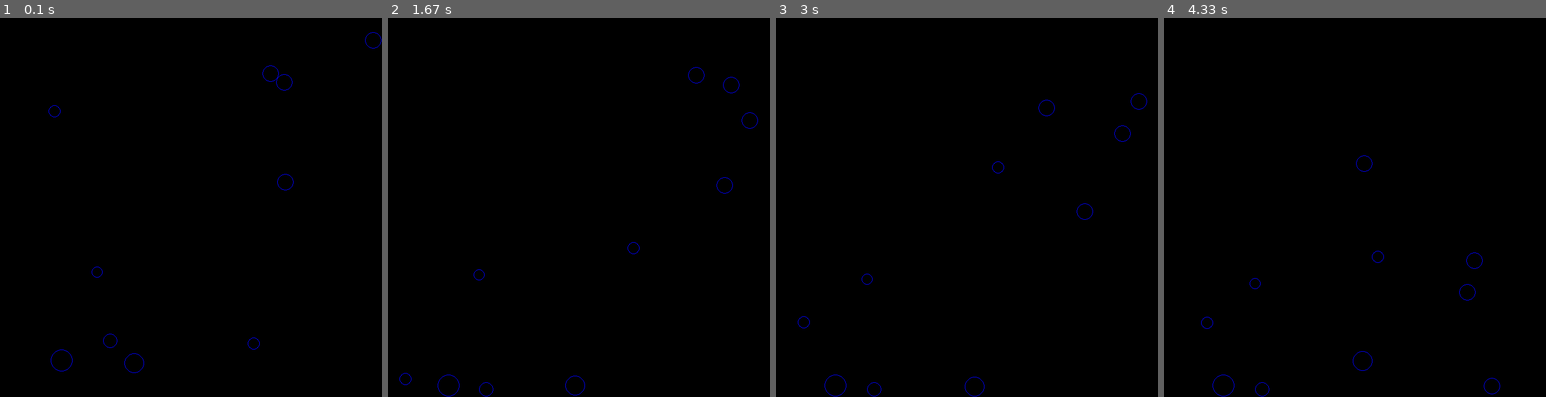
Above: before the commit, frames 1-4 (left to right).
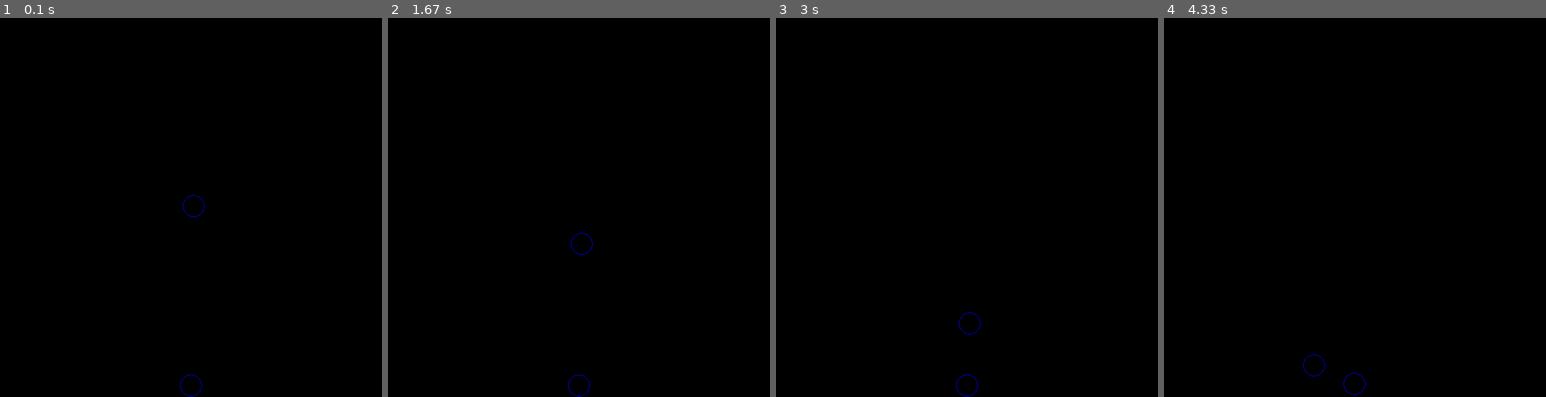
Above: after the commit, the same moments.

Repository: paulmouzas/pygame-playground
Game: pygame game, started from collide.py
Two runs of this game, one before a commit and one after it. Both use one fixed random seed, a clock stepped at 60 frames per second and the inputs below. The source is Python 2; it was converted automatically to run under Python 3.
Inputs:
- Up to frame 1 (0.1 s): no input
- Up to frame 2 (1.67 s): no input
- Up to frame 3 (3 s): no input
- Up to frame 4 (4.33 s): no input

The runs differ from the first frame. In frame 1, 0.2% of the frame differs, in the area x 12-100%, y 3-100%; in frame 2, 0.2%; in frame 3, 0.2%; in frame 4, 0.2%.

Commit message:
add bullet collision detection with asteroid

Diff:
--- a/collide.py
+++ b/collide.py
@@ -7,7 +7,7 @@
 screen = pygame.display.set_mode((width, height))
 drag = 0.999
 elasticity = 0.75
-gravity = ((math.pi * 3) / 2, 0.2)
+gravity = ((math.pi * 3) / 2, 0.02)
 
 white = (255, 255, 255)
 blue = (0, 0, 255)
@@ -25,14 +25,19 @@
 
 def collide(p1, p2):
     dx = p1.x - p2.x
-    dy = p2.x - p2.x
+    dy = p1.y - p2.y
 
     distance = math.hypot(dx, dy)
     if distance < p1.size + p2.size:
         tangent = math.atan2(dy, dx)
-        p1.angle += tangent
-        p2.angle += tangent
+        p1.angle = tangent - p1.angle
+        p2.angle = tangent - p2.angle
         p1.speed, p2.speed = p2.speed, p1.speed
+
+        p1.x += math.cos(tangent)
+        p1.y -= math.sin(tangent)
+        p2.x -= math.cos(tangent)
+        p2.y += math.sin(tangent)
 
 class Particle:
     def __init__(self, (x, y), size):
@@ -41,7 +46,7 @@
         self.size = size
         self.colour = (0, 0, 255)
         self.thickness = 1
-        self.speed = 9
+        self.speed = 1
         self.angle = 0
 
     def display(self):
@@ -81,16 +86,31 @@
 
 clock = pygame.time.Clock()
 
-number_of_particles = 10
 my_particles = []
 
-for n in range(number_of_particles):
-    size = random.randint(10, 20)
-    x = random.randint(size, width - size)
-    y = random.randint(size, height - size)
-    random_particle = Particle((x, y), size)
-    random_particle.angle = random.uniform(0, math.pi * 2)
-    my_particles.append(random_particle)
+# create a bunch of particles with random directions
+# number_of_particles = 10
+# for n in range(number_of_particles):
+#     size = random.randint(10, 20)
+#     x = random.randint(size, width - size)
+#     y = random.randint(size, height - size)
+#     random_particle = Particle((x, y), size)
+#     random_particle.angle = random.uniform(0, math.pi * 2)
+#     my_particles.append(random_particle)
+
+
+p1 = Particle((width / 2, height - 20), 20)
+p2 = Particle((width / 2 + 5, height / 2), 20)
+
+my_particles.append(p1)
+my_particles.append(p2)
+
+p1.angle = (math.pi * 3) / 2
+p1.speed = 0
+
+p2.angle = (math.pi * 3) / 2
+p2.speed = 0
+
 
 running = True
 
@@ -101,6 +121,7 @@
             running = False
     screen.fill(black)
 
+    # move, bounce and display my_particles
     for i, p1 in enumerate(my_particles):
         p1.move()
         p1.bounce()
@@ -108,8 +129,11 @@
             collide(p1, p2)
         p1.display()
 
+
+
+
     pygame.display.flip()
 
-    clock.tick(60)
+    clock.tick(50)
 
 pygame.quit()
--- a/slingshot.py
+++ b/slingshot.py
@@ -1,68 +1,28 @@
 import pygame
+import random
 import math
 
 pygame.init()
 screen = pygame.display.set_mode((700, 700))
 
 white = (255, 255, 255)
+blue = (0, 0, 255)
+yellow = (255, 255, 0)
+grey = (200, 200, 200)
 black = (0, 0, 0)
-
-x = 350
-y = 350
-radius = 10
-speed = 0
-drag = .999
-angle = 0
-
 
 clock = pygame.time.Clock()
 
-
 running = True
-click_down = False
-
 while running:
 
     for event in pygame.event.get():
         if event.type == pygame.QUIT:
             running = False
+    screen.fill(black)
 
-        if event.type == pygame.MOUSEBUTTONDOWN:
-            x, y = pygame.mouse.get_pos()
-            click_down = True
-        elif event.type == pygame.MOUSEBUTTONUP:
-            click_down = False
+    pygame.display.flip()
 
-    screen.fill(black)
-    pygame.draw.circle(screen, white, (int(x), int(y)), radius)
-
-
-    if click_down:
-        mouse_x, mouse_y = pygame.mouse.get_pos()
-        dx = mouse_x - x
-        dy = mouse_y - y
-        angle = math.atan2(dx, dy) + (math.pi / 2)
-        speed = math.hypot(dx, dy) * .04
-        pygame.draw.line(screen, white, (mouse_x, mouse_y), (x, y))
-    else:
-        x += math.cos(angle) * speed
-        y -= math.sin(angle) * speed
-
-
-    if x > 690:
-        # setting the x or y ensures that the particle doesn't 'stick' to the boundaries
-        x = 690
-        angle = math.pi-angle
-    elif x < 10:
-        x = 10
-        angle = math.pi-angle
-    if y > 690:
-        y = 690
-        angle = -angle
-    elif y < 10:
-        y = 10
-        angle = -angle
-    pygame.display.flip()
-    clock.tick(90)
+    clock.tick(60)
 
 pygame.quit()
--- a/spaceship.py
+++ b/spaceship.py
@@ -11,7 +11,25 @@
 
 clock = pygame.time.Clock()
 
+circle = pygame.Surface((30, 30,))
+
 running = True
+
+def bullet_hit_asteroid(asteroid, bullet):
+    # asteroid  => (x, y, r)
+    # bullet    => (angle, x, y)
+
+    a_x, a_y, a_r = asteroid
+
+    b_a, b_x, b_y = bullet
+
+    dx = a_x - b_x
+    dy = a_y - b_y
+
+    distance = math.hypot(dx, dy)
+    if distance < a_r:
+        return True
+    return False
 
 def addVectors((angle1, length1), (angle2, length2)):
     x  = math.sin(angle1) * length1 + math.sin(angle2) * length2
@@ -21,6 +39,27 @@
     length  = math.hypot(x, y)
 
     return (angle, length)
+
+def draw_asteroid(x, y, r):
+    pygame.draw.circle(screen, white, (x, y), r, 1)
+
+def explode_asteroid(x, y, r):
+    # this function will take the position and radius of an asteroid and return
+    # the points and radii of three smaller asteroids
+
+    diff = r / 2
+    new_r = r / 3
+
+    angle1 = math.pi * 3 / 4
+    angle2 = math.pi / 4
+    angle3 = math.pi * 5 / 4
+
+    x1, y1 = int(math.cos(angle1) * diff + x), int(math.sin(angle1) * diff + y)
+    x2, y2 = int(math.cos(angle2) * diff + x), int(math.sin(angle2) * diff + y)
+    x3, y3 = int(math.cos(angle3) * diff + x), int(math.sin(angle2) * diff + y)
+
+    return (x1, y1, new_r), (x2, y2, new_r), (x3, y3, new_r)
+
 
 def draw_spaceship(x, y, angle):
     magnitude = 30
@@ -44,7 +83,12 @@
 
 speed = 0
 thrust = 0
-max_speed = 8
+max_speed = 12
+
+
+asteroids = []
+asteroid = (100, 100, 40)
+asteroids.append(asteroid)
 
 stars = [(random.randint(0, 699), random.randint(0, 699)) for x in range(140)]
 
@@ -63,7 +107,7 @@
             elif event.key == pygame.K_RIGHT:
                 angle_change = -.03
             elif event.key == pygame.K_UP:
-                thrust = .08
+                thrust = .02
             elif event.key == pygame.K_SPACE:
                 bullet_angle = angle
                 # adjust the position of the bullet so that it is comming
@@ -82,7 +126,7 @@
 
     screen.fill(black)
 
-
+    # draw the bullets
     for b in bullets:
         bullet_angle = b[0]
         bullet_x = b[1]
@@ -102,22 +146,44 @@
         if b[1] > 700 or b[2] > 700 or b[1] < 0 or b[2] < 0:
             bullets.remove(b)
 
+    # draw the stars
     for star in stars:
         star_x, star_y = star[0], star[1]
         pygame.draw.line(screen, white, (star_x, star_y), (star_x, star_y))
 
+
+    # this is the direction the spaceship is pointing
     angle += angle_change
 
-    trajectory_angle, speed = addVectors((trajectory_angle, speed), (angle,
-        thrust))
+    # the trajectory angle is the angle that the spaceship is moving, not the
+    # angle it is pointing. if the player is pressing the up key, a vector
+    # will be added to change the direciton and speed
+    trajectory_angle, speed = addVectors((trajectory_angle, speed),
+                                            (angle, thrust))
 
+    # this just limits the speed of the spaceship
     if speed > max_speed:
         speed = max_speed
+
+    # update the position of the spaceship
     x += math.cos(trajectory_angle) * speed
     y -= math.sin(trajectory_angle) * speed
 
+    # make the spaceship appear on the other side of the it goes beyond the
+    # screen
+
     x %= 760
     y %= 760
+
+    for a in asteroids:
+        # unpack the tuple (x, y, r)
+        a_x, a_y, a_r = a
+        draw_asteroid(a_x, a_y, a_r)
+
+    for b in bullets:
+        if bullet_hit_asteroid(asteroid, b):
+            print 'HIT!'
+
 
     draw_spaceship(x, y, angle)
 
--- /dev/null
+++ b/testing.py
@@ -0,0 +1,133 @@
+import pygame
+import random
+import math
+
+background_colour = (255,255,255)
+(width, height) = (400, 400)
+drag = 0.999
+elasticity = 0.75
+gravity = (math.pi, 0.002)
+
+def addVectors((angle1, length1), (angle2, length2)):
+    x  = math.sin(angle1) * length1 + math.sin(angle2) * length2
+    y  = math.cos(angle1) * length1 + math.cos(angle2) * length2
+
+    angle = 0.5 * math.pi - math.atan2(y, x)
+    length  = math.hypot(x, y)
+
+    return (angle, length)
+
+def findParticle(particles, x, y):
+    for p in particles:
+        if math.hypot(p.x-x, p.y-y) <= p.size:
+            return p
+    return None
+
+def collide(p1, p2):
+    dx = p1.x - p2.x
+    dy = p1.y - p2.y
+
+    dist = math.hypot(dx, dy)
+    if dist < p1.size + p2.size:
+        tangent = math.atan2(dy, dx)
+        angle = 0.5 * math.pi + tangent
+
+        angle1 = 2*tangent - p1.angle
+        angle2 = 2*tangent - p2.angle
+        speed1 = p2.speed*elasticity
+        speed2 = p1.speed*elasticity
+
+        (p1.angle, p1.speed) = (angle1, speed1)
+        (p2.angle, p2.speed) = (angle2, speed2)
+
+        p1.x += math.sin(angle)
+        p1.y -= math.cos(angle)
+        p2.x -= math.sin(angle)
+        p2.y += math.cos(angle)
+
+class Particle():
+    def __init__(self, (x, y), size):
+        self.x = x
+        self.y = y
+        self.size = size
+        self.colour = (0, 0, 255)
+        self.thickness = 0
+        self.speed = 0
+        self.angle = 0
+
+    def display(self):
+        pygame.draw.circle(screen, self.colour, (int(self.x), int(self.y)), self.size, self.thickness)
+
+    def move(self):
+        (self.angle, self.speed) = addVectors((self.angle, self.speed), gravity)
+        self.x += math.sin(self.angle) * self.speed
+        self.y -= math.cos(self.angle) * self.speed
+        self.speed *= drag
+
+    def bounce(self):
+        if self.x > width - self.size:
+            self.x = 2*(width - self.size) - self.x
+            self.angle = - self.angle
+            self.speed *= elasticity
+
+        elif self.x < self.size:
+            self.x = 2*self.size - self.x
+            self.angle = - self.angle
+            self.speed *= elasticity
+
+        if self.y > height - self.size:
+            self.y = 2*(height - self.size) - self.y
+            self.angle = math.pi - self.angle
+            self.speed *= elasticity
+
+        elif self.y < self.size:
+            self.y = 2*self.size - self.y
+            self.angle = math.pi - self.angle
+            self.speed *= elasticity
+
+screen = pygame.display.set_mode((width, height))
+pygame.display.set_caption('Tutorial 8')
+
+number_of_particles = 5
+my_particles = []
+
+for n in range(number_of_particles):
+    size = random.randint(10, 20)
+    x = random.randint(size, width-size)
+    y = random.randint(size, height-size)
+
+    particle = Particle((x, y), size)
+    particle.speed = .000000000001
+    particle.angle = random.uniform(0, math.pi*2)
+
+    my_particles.append(particle)
+
+selected_particle = None
+running = True
+while running:
+    for event in pygame.event.get():
+        if event.type == pygame.QUIT:
+            running = False
+        elif event.type == pygame.MOUSEBUTTONDOWN:
+            (mouseX, mouseY) = pygame.mouse.get_pos()
+            selected_particle = findParticle(my_particles, mouseX, mouseY)
+        elif event.type == pygame.MOUSEBUTTONUP:
+            selected_particle = None
+
+    if selected_particle:
+        (mouseX, mouseY) = pygame.mouse.get_pos()
+        dx = mouseX - selected_particle.x
+        dy = mouseY - selected_particle.y
+        selected_particle.angle = 0.5*math.pi + math.atan2(dy, dx)
+        selected_particle.speed = math.hypot(dx, dy) * 0.1
+
+    screen.fill(background_colour)
+
+    for i, particle in enumerate(my_particles):
+        particle.move()
+        particle.bounce()
+        for particle2 in my_particles[i+1:]:
+            collide(particle, particle2)
+        particle.display()
+
+    pygame.display.flip()
